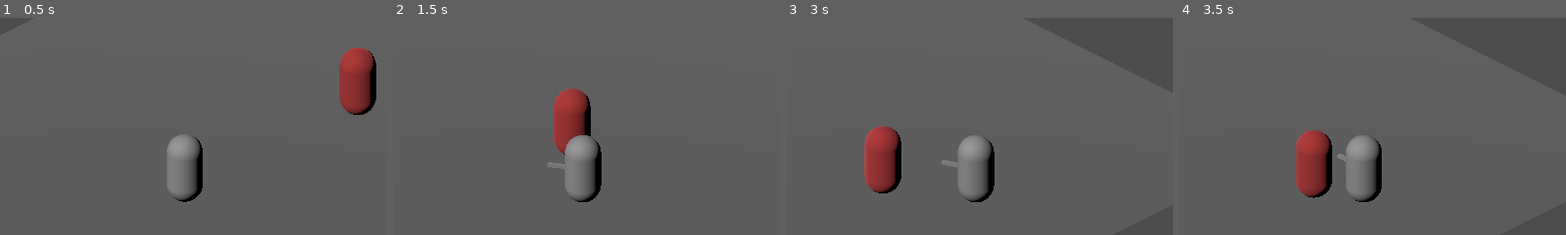
Above: before the commit, frames 1-4 (left to right).
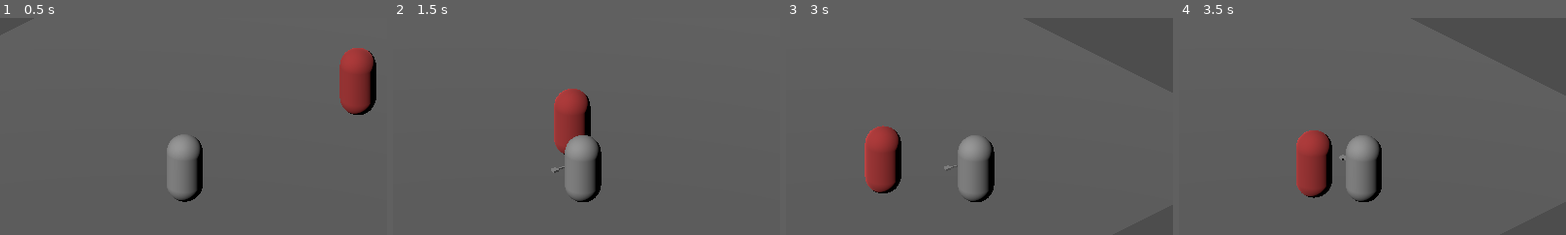
Above: after the commit, the same moments.

Repository: csonger98/ashesofasterion
Game: Godot game, scene res://scenes/test/TestRoom.tscn
Two runs of this game, one before a commit and one after it. Both use one fixed random seed, a clock stepped at 60 frames per second and the inputs below.
Inputs (mouse positions are % of the whole screen's width and height, from its top left):
- Up to frame 1 (0.5 s): no input
- Up to frame 2 (1.5 s): tap Enter at 0.5 s; move the mouse to (72, 45) at 0.52 s; press the mouse at (72, 45) at 0.53 s; hold D (move_right) 0.53-1.25 s; release the mouse at (72, 45) at 1.25 s; drag from (30, 55) to (45, 70) at 1.27 s
- Up to frame 3 (3 s): move the mouse to (60, 28) at 2.02 s; hold D (move_right) 2.03-2.75 s; hold Shift 2.03-2.75 s; drag from (45, 70) to (20, 35) at 2.77 s
- Up to frame 4 (3.5 s): no input
The pictures show only the part of the screen within x 26-76%, y 21-71%; the shares and areas given below are measured in that part.

Frame 1 is identical in both runs. In frame 2, less than 0.1% of the frame differs, in the area x 39-45%, y 66-72%; in frame 3, 0.1%, in the area x 40-45%, y 65-71%; in frame 4, less than 0.1%.

Commit message:
feat(player): arrow-shaped aim indicator + tween-based sword swing animation

Diff:
--- a/scenes/actors/Player.tscn
+++ b/scenes/actors/Player.tscn
@@ -9,8 +9,11 @@
 
 [sub_resource type="CapsuleShape3D" id="CapsuleShape3D_player"]
 
-[sub_resource type="BoxMesh" id="BoxMesh_aim_indicator"]
-size = Vector3(0.1, 0.1, 0.6)
+[sub_resource type="BoxMesh" id="BoxMesh_aim_shaft"]
+size = Vector3(0.04, 0.04, 0.55)
+
+[sub_resource type="BoxMesh" id="BoxMesh_aim_head"]
+size = Vector3(0.16, 0.06, 0.15)
 
 [sub_resource type="BoxShape3D" id="BoxShape3D_hitbox"]
 size = Vector3(1.4, 1.5, 1.4)
@@ -22,9 +25,15 @@
 transform = Transform3D(1, 0, 0, 0, 1, 0, 0, 0, 1, 0, 1, 0)
 mesh = SubResource("CapsuleMesh_player")
 
-[node name="AimIndicator" type="MeshInstance3D" parent="Mesh"]
-transform = Transform3D(1, 0, 0, 0, 1, 0, 0, 0, 1, 0, 0, -0.7)
-mesh = SubResource("BoxMesh_aim_indicator")
+[node name="AimIndicator" type="Node3D" parent="Mesh"]
+transform = Transform3D(1, 0, 0, 0, 1, 0, 0, 0, 1, 0, 0, -0.5)
+
+[node name="Shaft" type="MeshInstance3D" parent="Mesh/AimIndicator"]
+mesh = SubResource("BoxMesh_aim_shaft")
+
+[node name="Arrowhead" type="MeshInstance3D" parent="Mesh/AimIndicator"]
+transform = Transform3D(1, 0, 0, 0, 1, 0, 0, 0, 1, 0, 0, -0.35)
+mesh = SubResource("BoxMesh_aim_head")
 
 [node name="Collision" type="CollisionShape3D" parent="."]
 transform = Transform3D(1, 0, 0, 0, 1, 0, 0, 0, 1, 0, 1, 0)
--- a/scripts/actor/PlayerActor.gd
+++ b/scripts/actor/PlayerActor.gd
@@ -13,6 +13,7 @@
 @export var dodge_xp_reward: int = 8
 
 @onready var _hitbox: Hitbox = $Hitbox
+@onready var _aim_indicator: Node3D = $Mesh/AimIndicator
 
 var aim_direction: Vector3 = Vector3.FORWARD
 var aim_world_point: Vector3 = Vector3.ZERO
@@ -20,6 +21,7 @@
 var _is_dodging: bool = false
 var _is_iframe: bool = false
 var _last_dodge_end_time: float = -999.0
+var _swing_tween: Tween = null
 
 func _ready() -> void:
     if _hitbox != null:
@@ -46,8 +48,23 @@
         _try_dodge()
 
 func _swing_light() -> void:
-    if _hitbox != null:
-        _hitbox.start_swing()
+    if _hitbox == null:
+        return
+    _hitbox.start_swing()
+    _animate_swing()
+
+func _animate_swing() -> void:
+    if _aim_indicator == null:
+        return
+    if _swing_tween != null and _swing_tween.is_valid():
+        _swing_tween.kill()
+    # Wind up: instant pose to -60deg. Swing through to +60deg over 0.25s
+    # with quadratic ease-out (whip feel). Settle back to forward over 0.10s.
+    _aim_indicator.rotation.y = deg_to_rad(-60.0)
+    _swing_tween = create_tween()
+    _swing_tween.tween_property(_aim_indicator, "rotation:y", deg_to_rad(60.0), 0.25) \
+        .set_trans(Tween.TRANS_QUAD).set_ease(Tween.EASE_OUT)
+    _swing_tween.tween_property(_aim_indicator, "rotation:y", 0.0, 0.10)
 
 func _try_dodge() -> void:
     var now := Time.get_ticks_msec() / 1000.0
Not shown: 1 places in scenes/actors/Player.tscn that only renumber resources
